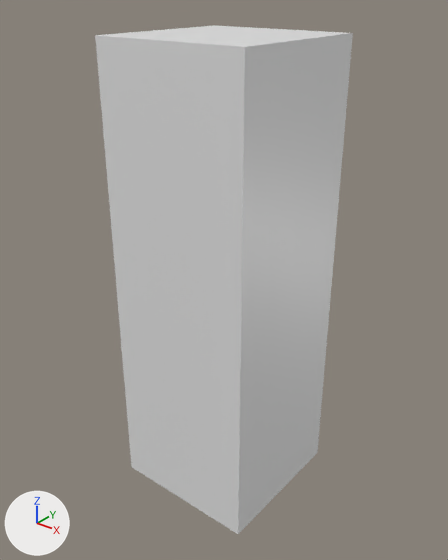
Renders of the glTF model madera_compr_defor1.gltf from each side of a commit.
One viewpoint serves both versions: a 50 mm lens placed at (1.131, -1.426, 1.636), pointed at (-0.007, -0.003, 0.754). The lights are fixed; the arrows at lower left show +X, +Y and +Z.

Before the edit, the objects in view are built like this:
```python
me_cube = bpy.data.meshes.new('Cube')
me_cube.from_pydata(...)  # 24 vertices, 44 faces; spans x -0.25..0.25, y -0.86..-0.36, z -0.7..0.8
me_cube.materials.append(mat_material)  # white #e7e7e7
ob_cube = bpy.data.objects.new('Cube', me_cube)
ob_cube.location = (0.0, 0.614, 0.703)
```
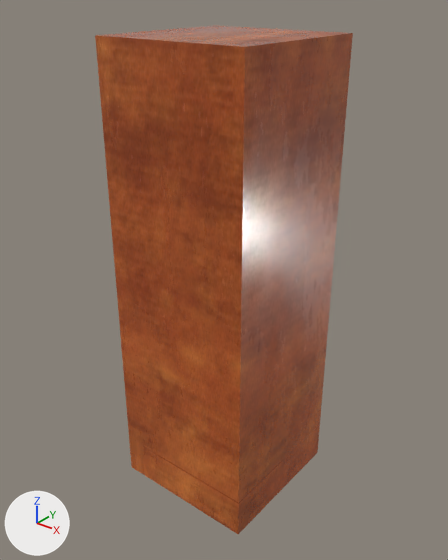
Boxes (x1, y1, x2, y2) around the edits, measured in the pictures (448 x 560 px):
'Cube', recoloured (grey to brown): (95, 25, 353, 534) in both

Patch to the scene script:
```diff
--- a/madera_compr_defor1.gltf.py
+++ b/madera_compr_defor1.gltf.py
@@ img_defaultmaterial_normal @@
+img_defaultmaterial_normal = load_image('DefaultMaterial_normal', '_unpacked/DefaultMaterial_normal', 1024, 1024, 'Non-Color')
@@ img_defaultmaterial_basecolor @@
+img_defaultmaterial_basecolor = load_image('DefaultMaterial_baseColor', '_unpacked/DefaultMaterial_baseColor', 1024, 1024, 'sRGB')
@@ img_defaultmaterial_metallicroughness @@
+img_defaultmaterial_metallicroughness = load_image('DefaultMaterial_metallicRoughness', '_unpacked/DefaultMaterial_metallicRoughness', 1024, 1024, 'Non-Color')
@@ mat_defaultmaterial_001 @@
+mat_defaultmaterial_001 = bpy.data.materials.new('DefaultMaterial.001')
+# uses the picture img_defaultmaterial_basecolor
+# uses the picture img_defaultmaterial_metallicroughness
+# uses the picture img_defaultmaterial_normal
@@ me_cube @@
 me_cube.from_pydata(...)  # 24 vertices, 44 faces; spans x -0.25..0.25, y -0.86..-0.36, z -0.7..0.8
-me_cube.materials.append(mat_material)  # white #e7e7e7
+me_cube.materials.append(mat_defaultmaterial_001)
```
